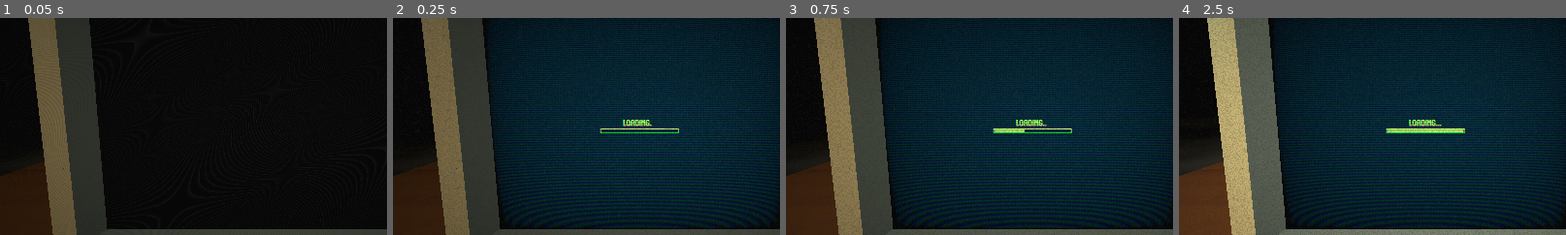
Above: before the commit, frames 1-4 (left to right).
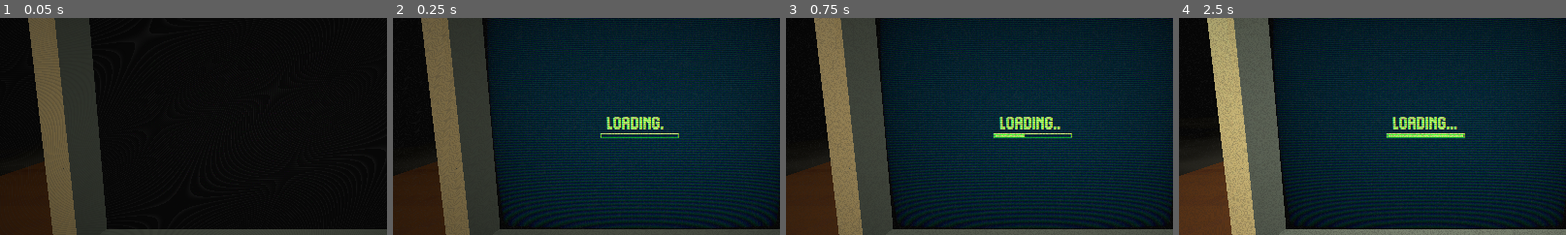
Above: after the commit, the same moments.

Repository: NotJamGames/Closer
Game: Godot game, scene res://World/world.tscn
Two runs of this game, one before a commit and one after it. Both use one fixed random seed, a clock stepped at 60 frames per second and the inputs below.
Inputs (mouse positions are % of the whole screen's width and height, from its top left):
- Up to frame 1 (0.05 s): no input
- Up to frame 2 (0.25 s): no input
- Up to frame 3 (0.75 s): tap Enter at 0.5 s; move the mouse to (72, 45) at 0.52 s; click (72, 45) at 0.67 s
- Up to frame 4 (2.5 s): move the mouse to (30, 55) at 1.27 s; click (30, 55) at 1.42 s; move the mouse to (60, 28) at 2.02 s; click (60, 28) at 2.17 s
The pictures show only the part of the screen within x 16-66%, y 24-74%; the shares and areas given below are measured in that part.

Frame 1 is identical in both runs. In frame 2, 1.0% of the frame differs, in the area x 53-74%, y 45-56%; in frame 3, 1.2%; in frame 4, 1.5%.

Commit message:
Dialogue system
TODO: add randomised elements

Diff:
--- /dev/null
+++ b/Strings/strings.gd
@@ -0,0 +1,45 @@
+extends Node
+
+
+# TODO: handle automatic next screen
+
+
+var intro_string_1 : Dictionary = \
+{
+	"string" : "Are you feeling lucky?",
+	"next_screen" : "dialogue_screen",
+	"next_screen_args" : ["intro_string_2"]
+}
+
+var intro_string_2 : Dictionary = \
+{
+	"string" : "Heads: you win.",
+	"next_screen" : "dialogue_screen",
+	"next_screen_args" : ["intro_string_3"]
+}
+
+var intro_string_3 : Dictionary = \
+{
+	"string" : "Tails:",
+	"next_screen" : "dialogue_screen",
+	"next_screen_args" : ["intro_string_4"]
+}
+
+var intro_string_4 : Dictionary = \
+{
+	"string" : "I get CLOSER",
+	"next_screen" : "main_screen",
+	"next_screen_args" : []
+}
+
+
+
+### POSSIBLE WARNING1 WARNINGS: ###
+# That wasn't so lucky
+
+#
+
+### POSSIBLE WARNING2 WARNINGS: ###
+# I'm close now
+# I could almost reach out and touch you
+# Still feeling lucky?
--- /dev/null
+++ b/UI/dialogue_screen.gd
@@ -0,0 +1,76 @@
+extends VBoxContainer
+
+
+const NEW_STRING_DELAY : float = .48
+const CHAR_INTERVAL : float = .08
+
+var base_string : String = ""
+var current_index : int = 0
+
+var next_screen : String
+var next_screen_args : Array
+
+var dialogue_in_progress : bool = false
+var skippable : bool = false
+
+@export var rich_text_label : RichTextLabel
+
+signal next_screen_requested()
+
+
+func _input(event : InputEvent) -> void:
+	if not (event is InputEventKey or event is InputEventMouseButton):
+		return
+
+	if skippable and visible:
+		next_screen_requested.emit(next_screen, next_screen_args)
+
+	elif dialogue_in_progress and event.is_pressed():
+		complete_scroll()
+
+
+func initiate_dialogue(string_ref : String) -> void:
+	dialogue_in_progress = true
+	skippable = false
+
+	rich_text_label.text = ""
+	current_index = 0
+
+	var new_data : Dictionary = Strings.get(string_ref)
+
+	base_string = new_data["string"]
+	next_screen = new_data["next_screen"]
+	next_screen_args = new_data["next_screen_args"]
+
+	var timer : SceneTreeTimer = get_tree().create_timer(NEW_STRING_DELAY)
+	timer.timeout.connect(scroll_text, CONNECT_ONE_SHOT)
+
+
+func scroll_text() -> void:
+	if not dialogue_in_progress: return
+
+	current_index += 1
+	if current_index > base_string.length():
+		complete_scroll()
+		return
+
+	# TODO: play sfx
+	var split_string : Array = \
+			[
+				base_string.left(current_index),
+				base_string.right(base_string.length() - current_index)
+			]
+	rich_text_label.text = \
+			"[center]%s[color=#071820]%s[/color][/center]" % \
+					[split_string[0], split_string[1]]
+
+	var timer : SceneTreeTimer = get_tree().create_timer(CHAR_INTERVAL)
+	timer.timeout.connect(scroll_text, CONNECT_ONE_SHOT)
+
+
+func complete_scroll() -> void:
+	dialogue_in_progress = false
+
+	rich_text_label.text = "[center]%s[/center]" % base_string
+	var timer : SceneTreeTimer = get_tree().create_timer(.36)
+	timer.timeout.connect(set.bind("skippable", true))
--- /dev/null
+++ b/UI/dialogue_screen.tscn
@@ -0,0 +1,18 @@
+[gd_scene load_steps=2 format=3 uid="uid://fwuryqithpw1"]
+
+[ext_resource type="Script" path="res://UI/dialogue_screen.gd" id="1_purs8"]
+
+[node name="Dialogue" type="VBoxContainer" node_paths=PackedStringArray("rich_text_label")]
+anchors_preset = 15
+anchor_right = 1.0
+anchor_bottom = 1.0
+grow_horizontal = 2
+grow_vertical = 2
+alignment = 1
+script = ExtResource("1_purs8")
+rich_text_label = NodePath("RichTextLabel")
+
+[node name="RichTextLabel" type="RichTextLabel" parent="."]
+layout_mode = 2
+bbcode_enabled = true
+fit_content = true
--- a/UI/screen_interface.gd
+++ b/UI/screen_interface.gd
@@ -2,14 +2,17 @@
 
 
 @export var loading_screen : CenterContainer
+@export var dialogue_screen : VBoxContainer
 var current_screen : Control
 
 
 func _ready() -> void:
-	trigger_loading_screen(2.4, "")
+	dialogue_screen.next_screen_requested.connect(set_screen)
+
+	trigger_loading_screen(2.4, "dialogue_screen", ["intro_string_1"])
 
 
-func set_screen(new_screen : String) -> void:
+func set_screen(new_screen : String, args : Array = []) -> void:
 	if current_screen != null:
 		current_screen.visible = false
 
@@ -17,10 +20,17 @@
 	if current_screen == null:
 		push_error("Error: screen %s not found" % new_screen)
 		return
+
+	if current_screen == dialogue_screen:
+		current_screen.initiate_dialogue(args[0])
+
 	current_screen.visible = true
 
 
-func trigger_loading_screen(duration : float, next_screen : String) -> void:
+func trigger_loading_screen\
+		(duration : float, next_screen : String,
+		args : Array = []) -> void:
 	set_screen("loading_screen")
 	loading_screen.configure_load(duration)
-	loading_screen.load_completed.connect(set_screen.bind(next_screen))
+	loading_screen.load_completed.connect\
+			(set_screen.bind(next_screen, args))
--- a/UI/screen_interface.tscn
+++ b/UI/screen_interface.tscn
@@ -1,10 +1,11 @@
-[gd_scene load_steps=4 format=3 uid="uid://dtx0rpqsctv8d"]
+[gd_scene load_steps=5 format=3 uid="uid://dtx0rpqsctv8d"]
 
 [ext_resource type="Script" path="res://UI/screen_interface.gd" id="1_g8wyg"]
 [ext_resource type="Theme" uid="uid://bo5qipei5ttjp" path="res://UI/Themes/default_theme.theme" id="1_v6ip5"]
 [ext_resource type="PackedScene" uid="uid://de7yilbhw6eww" path="res://UI/loading_screen.tscn" id="3_20qly"]
+[ext_resource type="PackedScene" uid="uid://fwuryqithpw1" path="res://UI/dialogue_screen.tscn" id="4_bocoi"]
 
-[node name="ScreenInterface" type="Control" node_paths=PackedStringArray("loading_screen")]
+[node name="ScreenInterface" type="Control" node_paths=PackedStringArray("loading_screen", "dialogue_screen")]
 texture_filter = 1
 layout_mode = 3
 anchors_preset = 15
@@ -15,7 +16,12 @@
 theme = ExtResource("1_v6ip5")
 script = ExtResource("1_g8wyg")
 loading_screen = NodePath("LoadingScreen")
+dialogue_screen = NodePath("Dialogue")
 
 [node name="LoadingScreen" parent="." instance=ExtResource("3_20qly")]
 visible = false
 layout_mode = 1
+
+[node name="Dialogue" parent="." instance=ExtResource("4_bocoi")]
+visible = false
+layout_mode = 1
--- a/World/world.gd
+++ b/World/world.gd
@@ -1 +1,8 @@
 extends Node3D
+
+
+@export var subviewport : SubViewport
+
+
+func _input(event: InputEvent) -> void:
+	subviewport.push_input(event)
--- a/World/world.tscn
+++ b/World/world.tscn
@@ -289,8 +289,9 @@
 shader_parameter/outerRadius = 2.36
 shader_parameter/MainAlpha = 1.0
 
-[node name="World" type="Node3D"]
+[node name="World" type="Node3D" node_paths=PackedStringArray("subviewport")]
 script = ExtResource("1_upb24")
+subviewport = NodePath("desk_and_monitor/Monitor/Screen/SubViewport")
 
 [node name="Floor" type="MeshInstance3D" parent="."]
 mesh = SubResource("PlaneMesh_ttfdm")
--- a/project.godot
+++ b/project.godot
@@ -19,6 +19,10 @@
 config/icon="res://icon.svg"
 boot_splash/minimum_display_time=250
 
+[autoload]
+
+Strings="*res://Strings/strings.gd"
+
 [display]
 
 window/size/mode=4
Binary file changed: UI/Themes/default_theme.theme
